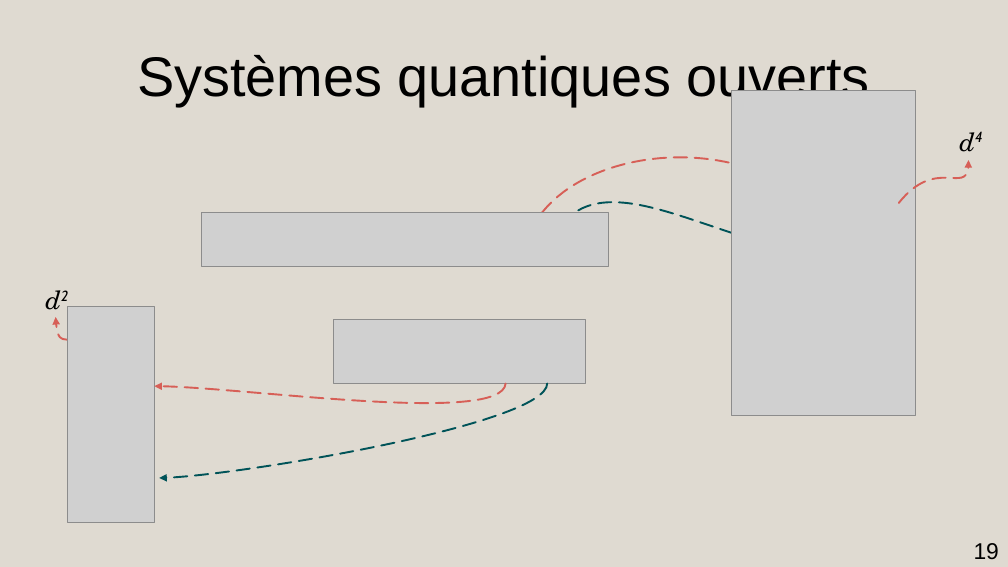
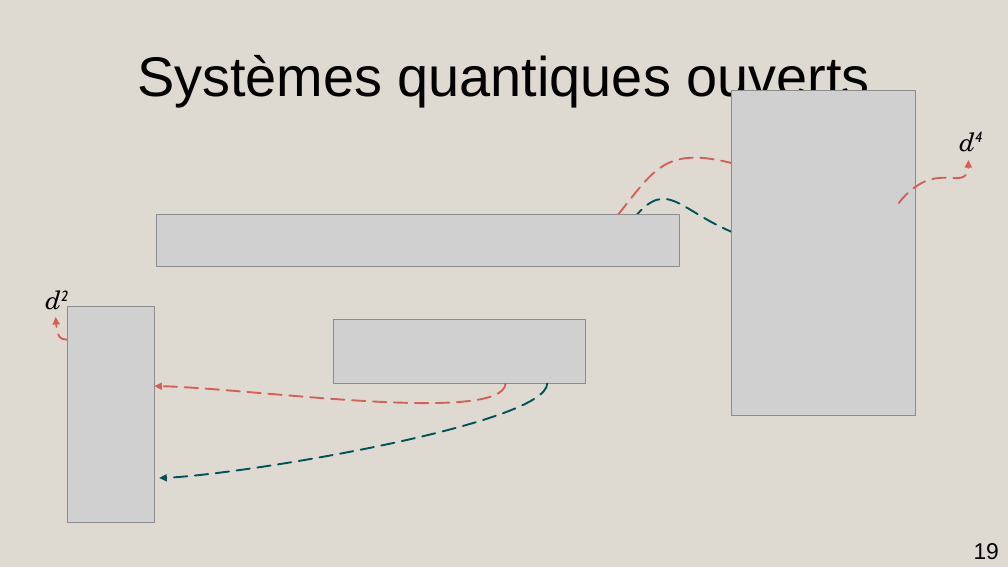
Before and after one commit to AmdaU/presentations, a slide deck: slide 19 of Seminaire/Seminaire.odp. Drawn at 1008x567 pixels with LibreOffice and Linux fonts; fonts in the diff are those of the drawing; grey boxes stand for pictures. Boxes give left, top, right and bottom in pixels: in the first picture for what was removed or moved away, otherwise in the second. Text is boxed around its words. In the diff, an @@ line names an element or a change of style, - is before the commit and + after.

```diff
--- a/Seminaire/Seminaire.odp
+++ b/Seminaire/Seminaire.odp
@@ freeform shape: place and size @@
-freeform shape at (542,157,743,212)
+freeform shape at (618,158,742,215)
@@ freeform shape: place and size @@
-freeform shape at (563,203,756,241)
+freeform shape at (633,199,756,240)
@@ picture: place and size @@
-picture at (202,212,609,266)
+picture at (156,214,680,266)
```
Also in this commit, not shown: 1 other slide changed, 1 slide added, 1 slide removed, 19 other files.
